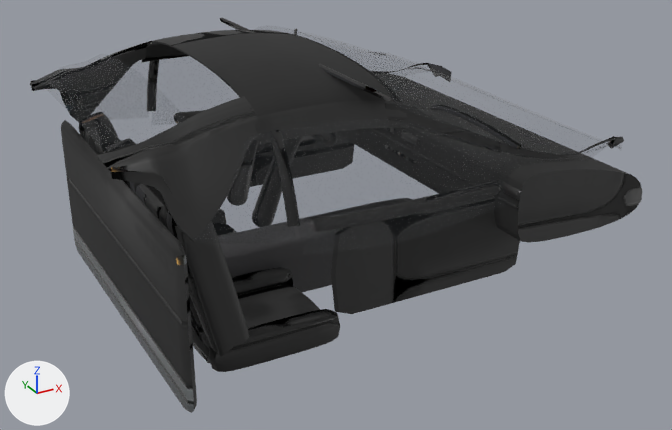
A saved change to the glTF model tools/cars/out/rpx_hyperion_cockpit.glb.
The view is the same before and after, from a camera (50 mm lens) standing at (-1.55, -3.03, 1.86) and looking at (0.07, -0.09, 0.39). Every picture has the same lights, and +X, +Y and +Z are marked at lower left. The picture after the commit comes second. Where no turn or scale is listed for an object, it has been applied to the vertices. Vertices at exactly the same position are counted once.

In view in the first picture: 'cabin_glass', 'cockpit_shell', 'window_L', 'window_R'.
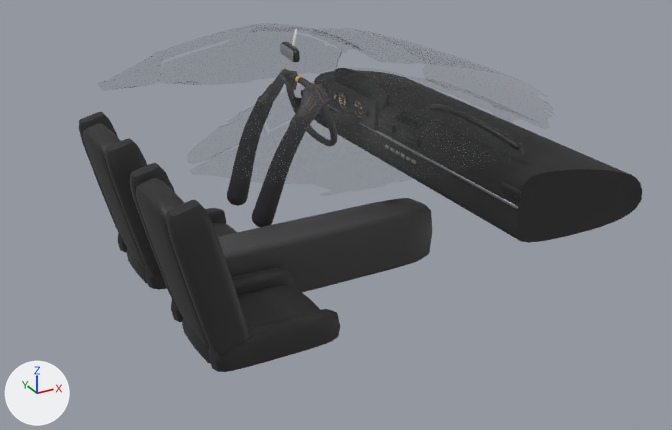
Where the newer file only moved an object's origin or applied its transform, the numbers keep the older frame.

Where the change shows, as pixel boxes (x1, y1, x2, y2) in the pictures (672 x 430 px; the box of a moved part takes in the faces that stretch with it):
'cockpit_shell', reshaped (8% narrower, 13% shorter): before (30, 18, 642, 413); after (79, 29, 642, 372)
'window_R', moved, rescaled: before (279, 118, 612, 254); after (187, 67, 526, 196)
'cabin_glass', reshaped, moved, rescaled (22% narrower, 34% shorter): before (37, 25, 623, 244); after (100, 23, 555, 167)
'window_L', moved, rescaled: before (157, 56, 240, 112); after (98, 24, 360, 91)
part 1 of me_cabin_glass, deleted: before (37, 54, 187, 152)
part 2 of me_cabin_glass, deleted (mostly hidden): before (131, 60, 150, 79)
part 3 of me_cabin_glass, moved or reshaped: before (212, 25, 623, 244); after (100, 23, 549, 164)
part 4 of me_cockpit_shell, deleted: before (30, 18, 624, 413)
part 5 of me_cockpit_shell, cut back: before (142, 30, 407, 134); after (280, 34, 342, 101)
part 6 of me_cockpit_shell, surface changed: (79, 30, 642, 370) in both

Edits to the bpy script that builds the scene:
```text
Change me_cabin_glass:
    used by ob_cabin_glass; parent = ob_cockpit; location = (0.0822, 0.0, 0.855); scale = (0.981, 0.981, 0.981)
    remove me_cabin_glass.from_pydata(...)  # 2032 vertices, 4048 faces; spans x -1.0..1.0, y -0.72..0.72, z -0.23..0.23
    add me_cabin_glass.from_pydata(...)  # 962 vertices, 1828 faces; spans x -1.0..1.0, y -0.79..0.79, z -0.19..0.19
    me_cabin_glass part 1: the loose piece of 714 vertices spanning x -1.0..-0.74, y -0.49..0.49, z 0.07..0.18 is deleted
    me_cabin_glass part 2: the loose piece of 234 vertices spanning x -0.82..-0.5, y 0.57..0.72, z -0.22..0.1 is deleted
    me_cabin_glass part 3: 1081 vertices removed from x -0.82..1.0, y -0.72..0.69, z -0.23..0.23; 959 vertices added at x -1.0..1.0, y -0.79..0.79, z -0.19..0.19
Change me_cockpit_shell:
    used by ob_cockpit_shell; location = (0.077, 0.0, 0.576)
    remove me_cockpit_shell.from_pydata(...)  # 7478 vertices, 14732 faces; spans x -0.99..0.99, y -0.77..0.77, z -0.51..0.51
    add me_cockpit_shell.from_pydata(...)  # 4370 vertices, 8588 faces; spans x -0.83..0.92, y -0.77..0.77, z -0.51..0.5
    me_cockpit_shell part 4: 17 loose pieces with 2192 vertices, spanning x -0.99..0.99, y -0.7..0.7, z -0.48..0.49, are deleted
    me_cockpit_shell part 5: 25 vertices moved within x -0.11..0.4, y -0.14..0.48, z 0.09..0.5; 987 vertices removed from x -0.54..0.4, y -0.58..0.58, z 0.0..0.51; 67 vertices added at x -0.11..0.4, y -0.14..0.76, z 0.01..0.49
    me_cockpit_shell part 6: 6954 kept faces spanning x -0.83..0.92, y -0.77..0.77, z -0.47..0.5 get new texture (UV) coordinates
    other edits to the shape of me_cockpit_shell do not show in these pictures
Change ob_cabin_glass:
    ob_cabin_glass.location: (0.0822, 0.0, 0.855) -> (0.192, 0.00151, 0.9)
    ob_cabin_glass.scale: (0.981, 0.981, 0.981) -> (0.855, 0.855, 0.855)
Change ob_window_l:
    ob_window_l.location: (0.326, 0.644, 0.758) -> (-0.066, 0.504, 0.895)
    ob_window_l.scale: (0.72, 0.72, 0.72) -> (0.597, 0.597, 0.597)
Change ob_window_r:
    ob_window_r.location: (0.326, -0.644, 0.758) -> (-0.0533, -0.529, 0.894)
    ob_window_r.scale: (0.72, 0.72, 0.72) -> (0.607, 0.607, 0.607)
```
